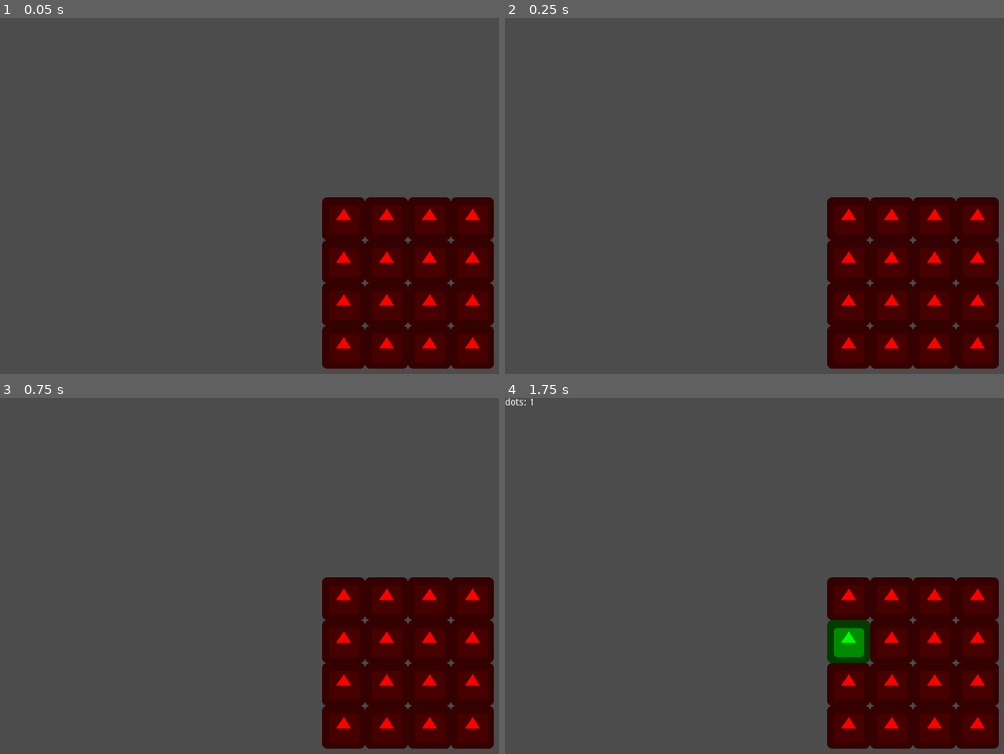
Above: before the commit, frames 1-4 (two rows, left to right).
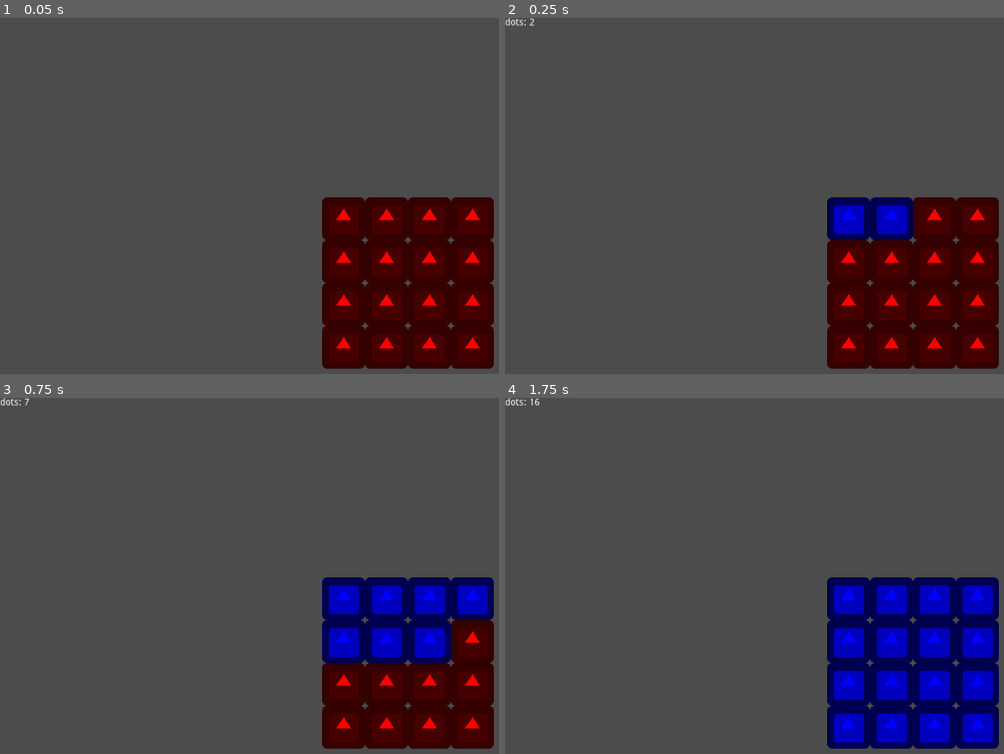
Above: after the commit, the same moments.

Repository: marschium/nonogram-idle
Game: Godot game, scene res://scenes/Main.tscn
Two runs of this game, one before a commit and one after it. Both use one fixed random seed, a clock stepped at 60 frames per second and the inputs below. The project has no main scene, so this scene is started directly. The engine's default icon, where the game draws it, is replaced by a stand-in: a white triangle on a blue panel in a dark square.
Inputs (mouse positions are in pixels of both pictures, inside the frame that each line leads up to):
- Up to frame 1 (0.05 s): no input
- Up to frame 2 (0.25 s): no input
- Up to frame 3 (0.75 s): click (344, 597) at 0.67 s
- Up to frame 4 (1.75 s): move the mouse to (849, 640) at 1.27 s; click (849, 640) at 1.42 s

Frame 1 is identical in both runs. In frame 2, 2.1% of the frame differs, in the area x 0-82%, y 0-63%; in frame 3, 7.2%; in frame 4, 16%, in the area x 6-99%, y 0-99%.

Commit message:
wip on auto clicker

Diff:
--- a/project.godot
+++ b/project.godot
@@ -10,7 +10,6 @@
 
 _global_script_classes=[  ]
 _global_script_class_icons={
-
 }
 
 [application]
--- /dev/null
+++ b/scenes/Autoclicker.gd
@@ -0,0 +1,16 @@
+extends Node2D
+
+signal click(color)
+
+export var color = Color(0, 0, 1)
+
+# Called when the node enters the scene tree for the first time.
+func _ready():
+	pass # Replace with function body.
+
+# Called every frame. 'delta' is the elapsed time since the previous frame.
+func _process(delta):
+	pass
+
+func _on_Timer_timeout():
+	emit_signal("click", color)
--- a/scenes/Gameboard.gd
+++ b/scenes/Gameboard.gd
@@ -1,39 +1,50 @@
 extends Node2D
 
-signal tile_changed()
-signal cleared()
+signal tile_clicked(tile)
+signal tile_changed(tile)
+signal complete()
 
 var Tile = preload("res://scenes/Tile.tscn")
+onready var dots = $Dots
 
 func reset():
-    # TODO animate
-    for c in get_children():
-        c.reset()
+	for c in dots.get_children():
+		c.reset()
 
 func check_cleared():
-    var complete = true
-    for c in get_children():
-        complete = complete and c.changed
-    if complete:
-        reset()
-        emit_signal("cleared")
+	var complete = true
+	for c in dots.get_children():
+		complete = complete and c.changed
+	if complete:
+		emit_signal("complete")
+
+func next_unchanged():
+	for c in dots.get_children():
+		if not c.changed:
+			return c
+	return null
 
 # Called when the node enters the scene tree for the first time.
 func _ready():
-    var viewportWidth = get_viewport().size.x
-    var viewportHeight = get_viewport().size.y
-    var spacing = 64
-    var offset = Vector2(viewportWidth/2, viewportHeight/2)
+	var viewportWidth = get_viewport().size.x
+	var viewportHeight = get_viewport().size.y
+	var spacing = 64
+	var offset = Vector2(viewportWidth/2, viewportHeight/2)
 
-    for x in range(4):
-        for y in range(4):
-            var t = Tile.instance()
-            var pos = Vector2(spacing * x, spacing * y) + offset
-            t.position = pos
-            t.connect("clicked", self, "_on_Tile_clicked", [t])
-            add_child(t)
+	for y in range(4):
+		for x in range(4):
+			var t = Tile.instance()
+			var pos = Vector2(spacing * x, spacing * y) + offset
+			t.x = x
+			t.y = y
+			t.position = pos
+			t.connect("clicked", self, "_on_Tile_clicked", [t])
+			t.connect("changed", self, "_on_Tile_changed", [t])
+			dots.add_child(t)
 
 func _on_Tile_clicked(tile):
-    tile.change(Color(0, 1, 0))
-    emit_signal("tile_changed")
-    check_cleared()
+	emit_signal("tile_clicked", tile)
+
+func _on_Tile_changed(tile):
+	emit_signal("tile_changed", tile)
+	check_cleared()
--- a/scenes/Gameboard.tscn
+++ b/scenes/Gameboard.tscn
@@ -4,3 +4,5 @@
 
 [node name="Gameboard" type="Node2D"]
 script = ExtResource( 1 )
+
+[node name="Dots" type="Node2D" parent="."]
--- a/scenes/Main.gd
+++ b/scenes/Main.gd
@@ -5,17 +5,20 @@
 
 # Called when the node enters the scene tree for the first time.
 func _ready():
-    pass # Replace with function body.
+	pass
 
-# Called every frame. 'delta' is the elapsed time since the previous frame.
-#func _process(delta):
-#    pass
+func _on_Gameboard_tile_changed(tile):
+	score += 1
+	$ScoreLabel.text = "dots: %s" % score
 
+func _on_Autoclicker_click(color):
+	var t = $Gameboard.next_unchanged()
+	if t != null:
+		t.change(color)
 
-func _on_Gameboard_cleared():
-    pass # Replace with function body.
+func _on_Gameboard_tile_clicked(tile):
+	tile.change(Color(0, 1, 0))
 
-
-func _on_Gameboard_tile_changed():
-    score += 1
-    $ScoreLabel.text = "dots: %s" % score
+func _on_Gameboard_complete():
+	yield(get_tree().create_timer(0.2), "timeout")
+	$Gameboard.reset()
--- a/scenes/Main.tscn
+++ b/scenes/Main.tscn
@@ -1,7 +1,8 @@
-[gd_scene load_steps=3 format=2]
+[gd_scene load_steps=4 format=2]
 
 [ext_resource path="res://scenes/Gameboard.tscn" type="PackedScene" id=1]
 [ext_resource path="res://scenes/Main.gd" type="Script" id=2]
+[ext_resource path="res://scenes/Autoclicker.gd" type="Script" id=3]
 
 [node name="Main" type="Node2D"]
 script = ExtResource( 2 )
@@ -14,5 +15,17 @@
 __meta__ = {
 "_edit_use_anchors_": false
 }
-[connection signal="cleared" from="Gameboard" to="." method="_on_Gameboard_cleared"]
+
+[node name="Autoclicker" type="Node2D" parent="."]
+script = ExtResource( 3 )
+
+[node name="Timer" type="Timer" parent="Autoclicker"]
+process_mode = 0
+wait_time = 0.1
+autostart = true
+
+[connection signal="complete" from="Gameboard" to="." method="_on_Gameboard_complete"]
 [connection signal="tile_changed" from="Gameboard" to="." method="_on_Gameboard_tile_changed"]
+[connection signal="tile_clicked" from="Gameboard" to="." method="_on_Gameboard_tile_clicked"]
+[connection signal="click" from="Autoclicker" to="." method="_on_Autoclicker_click"]
+[connection signal="timeout" from="Autoclicker/Timer" to="Autoclicker" method="_on_Timer_timeout"]
--- a/scenes/Tile.gd
+++ b/scenes/Tile.gd
@@ -1,8 +1,11 @@
 extends Node2D
 
 signal clicked()
+signal changed()
 
 var base_color = Color(1, 0, 0)
+var x = 0
+var y = 0
 
 var just_clicked = false
 var changed = false
@@ -11,26 +14,32 @@
 onready var sprite = $Sprite
 
 func reset():
-    sprite.modulate = base_color
-    changed = false
+	sprite.modulate = base_color
+	changed = false
 
 func change(color):
-    sprite.modulate = color
-    changed = true
+	if not changed:
+		sprite.modulate = color
+		changed = true
+		emit_signal("changed")
+
+func click():
+	if not just_clicked:
+		just_clicked = true
+		emit_signal("clicked")
 
 # Called when the node enters the scene tree for the first time.
 func _ready():
-    reset()
+	reset()
 
 func _process(delta):
-    if not just_clicked and not changed and mouse_over and Input.is_mouse_button_pressed(BUTTON_LEFT):
-        just_clicked = true
-        emit_signal("clicked")
-    if just_clicked and not Input.is_mouse_button_pressed(BUTTON_LEFT):
-        just_clicked = false
+	if not just_clicked and not changed and mouse_over and Input.is_mouse_button_pressed(BUTTON_LEFT):
+		click()
+	if just_clicked and not Input.is_mouse_button_pressed(BUTTON_LEFT):
+		just_clicked = false
 
 func _on_Area2D_mouse_entered():
-    mouse_over = !Input.is_mouse_button_pressed(BUTTON_LEFT) # ignore mouse being held down
+	mouse_over = !Input.is_mouse_button_pressed(BUTTON_LEFT) # ignore mouse being held down
 
 func _on_Area2D_mouse_exited():
-    mouse_over = false
+	mouse_over = false
--- a/scenes/Tile.tscn
+++ b/scenes/Tile.tscn
@@ -16,5 +16,6 @@
 
 [node name="Sprite" type="Sprite" parent="."]
 texture = ExtResource( 1 )
+
 [connection signal="mouse_entered" from="Area2D" to="." method="_on_Area2D_mouse_entered"]
 [connection signal="mouse_exited" from="Area2D" to="." method="_on_Area2D_mouse_exited"]
